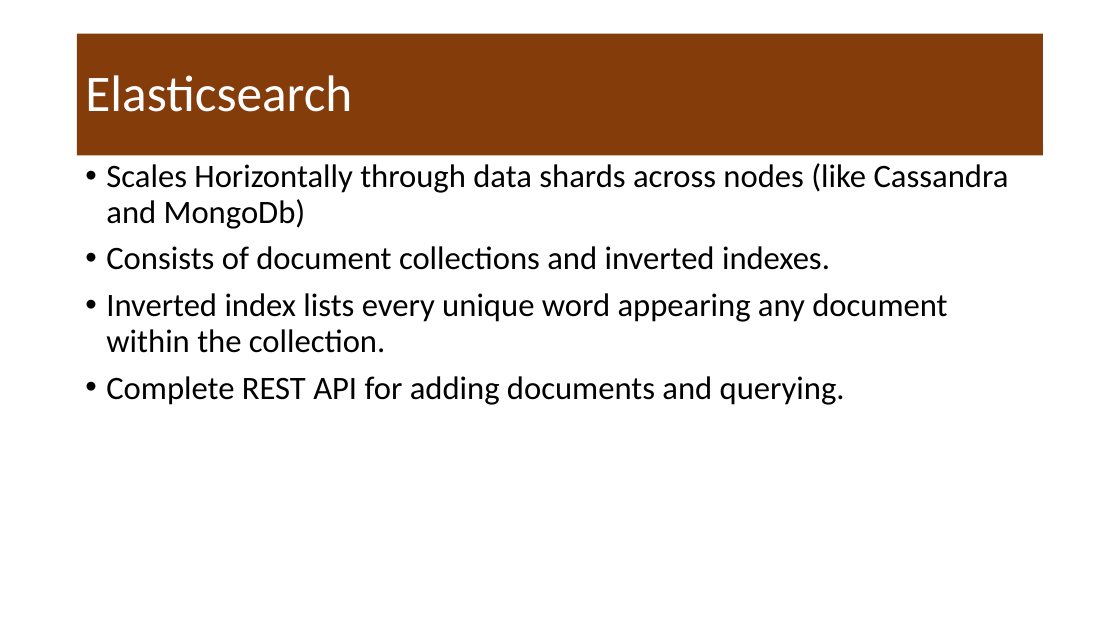
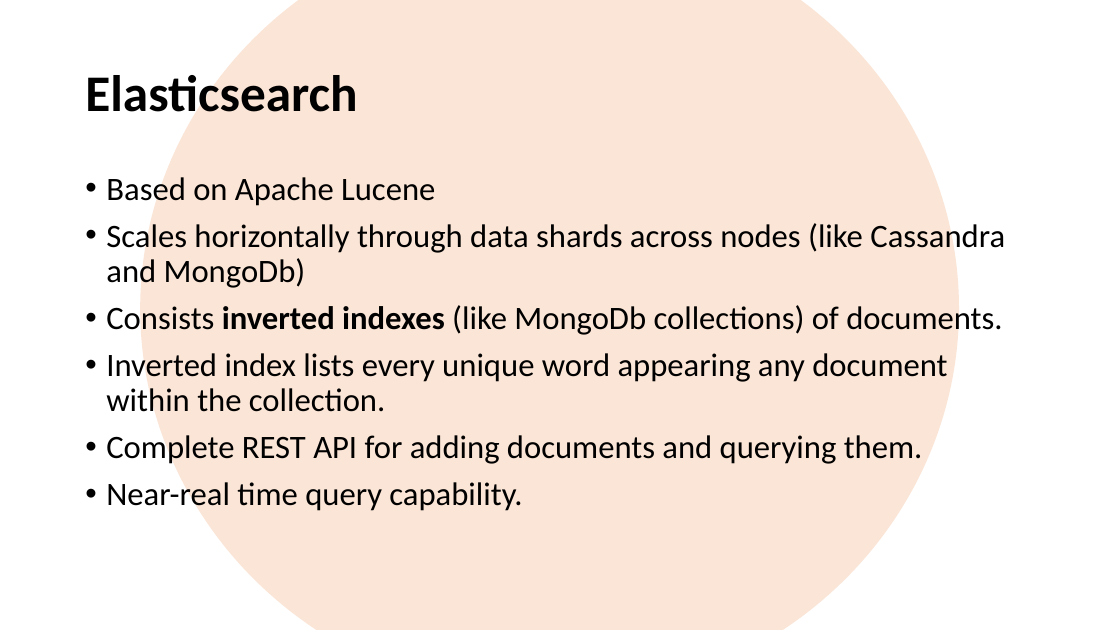
Before and after one commit to mafudge/ist769-old, a slide deck: slide 8 of content/J-Search/J-Search.pptx (slide 7 before the commit). Drawn at 1120x630 pixels with LibreOffice and Linux fonts; fonts in the diff are those of the drawing. Boxes give left, top, right and bottom in pixels: in the first picture for what was removed or moved away, otherwise in the second. Text is boxed around its words. In the diff, an @@ line names an element or a change of style, - is before the commit and + after.

Commit message:
elastic

```diff
--- a/content/J-Search/J-Search.pptx
+++ b/content/J-Search/J-Search.pptx
@@ ellipse added at [140,0,960,630], fill #FBE5D6 @@
@@ title "Elasticsearch": place and size @@
-title "Elasticsearch" at [77,34,1044,155]
+title "Elasticsearch" at [85,68,357,123]
@@ title "Elasticsearch" at [85,68,357,123]: text colour #FFFFFF to #000000, bold on; fill #843C0B to none; outline #ED7D31 3 pt to none @@
@@ text "Based on Apache Lucene": place and size @@
-text "Based on Apache Lucene" at [77,155,1044,568]
+text "Based on Apache Lucene" at [106,173,1005,513]
@@ text "Based on Apache Lucene" at [106,173,1005,513]: fill #FFFFFF to none; outline #ED7D31 3 pt to none @@
@@ text at [106,173,1005,337]: text changed @@
-• Scales Horizontally through data shards across nodes (like Cassandra and MongoDb)
-• Consists of document collections and inverted indexes.
+• Based on Apache Lucene
+• Scales horizontally through data shards across nodes (like Cassandra and MongoDb)
+• Consists inverted indexes (like MongoDb collections) of documents.
@@ text at [106,431,923,513]: text changed @@
-• Complete REST API for adding documents and querying.
+• Complete REST API for adding documents and querying them.
+• Near-real time query capability.
```
Also in this commit, not shown: 1 other slide changed, 9 slides added, 1 slide removed, 2 other files.
